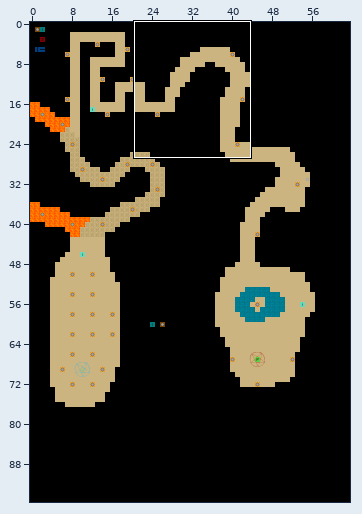
One commit to this Tiled map (JSON): assets/maps/chap1.json. Above: a wide view before the commit, with the close-up outlined.
Close-up. Earlier state:
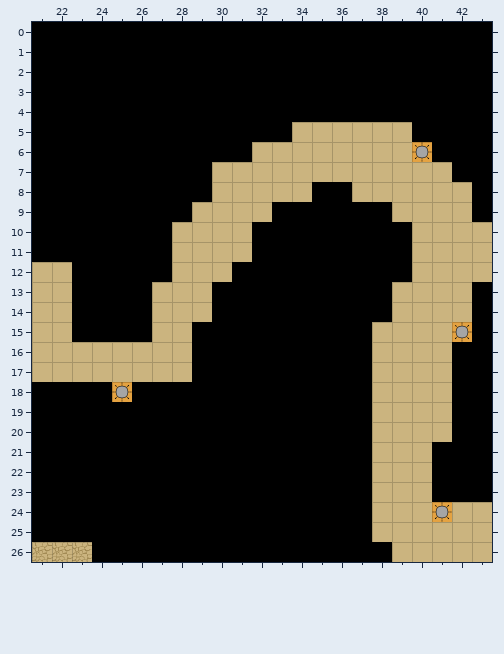
Cells are 32x32 px. Shown: x 21..43, y 0..26. The commit also changed other parts of the map, which this record leaves out.
The same view after the edit:
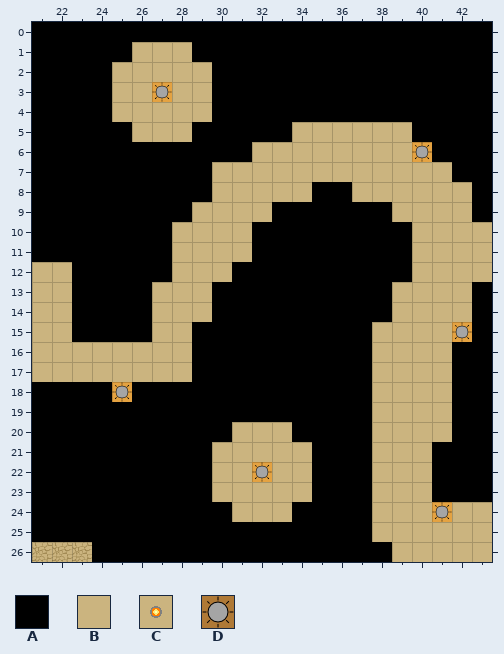
Key: from "basic": A 0, B 1, C 8; from "items": D 0.
_ is an empty cell, . an unchanged one.
Objects are placed by their top-left corner, in cells (3,4 is the top-left corner of cell 3,4); size is 1x1 cell unless given.
Diff:
--- layer "map"
@@ x 25..29 @@
- 1 .AAA.
- 2 AAAAA
- 3 AAAAA
- 4 AAAAA
- 5 .AAA.
+ 1 .BBB.
+ 2 BBBBB
+ 3 BBCBB
+ 4 BBBBB
+ 5 .BBB.
@@ x 30..34 @@
-20 .AAA.
-21 AAAAA
-22 AAAAA
-23 AAAAA
-24 .AAA.
+20 .BBB.
+21 BBBBB
+22 BBCBB
+23 BBBBB
+24 .BBB.
--- layer "lights"
+D "LowLightMaze" at 27,3
+D "LowLightMaze" at 32,22
Pixel boxes of the changes (left, top, right, bottom) in both close-ups:
changed: (112, 42, 212, 142)
changed: (212, 422, 312, 522)
